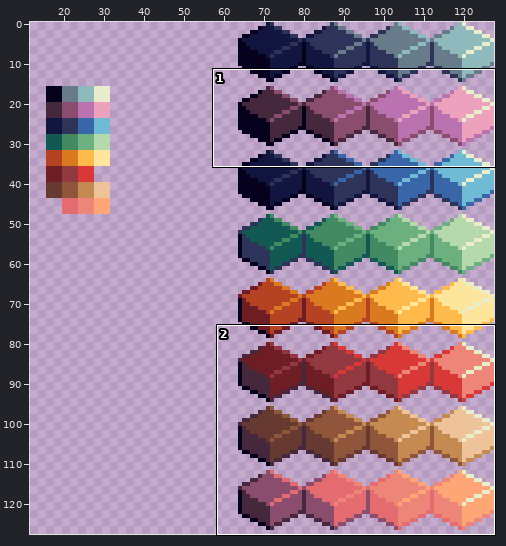
Pixel-art file: Assets/GamePalette.aseprite. Above, an overview of the earlier version with the close-up marked.
Close-up. Old version:
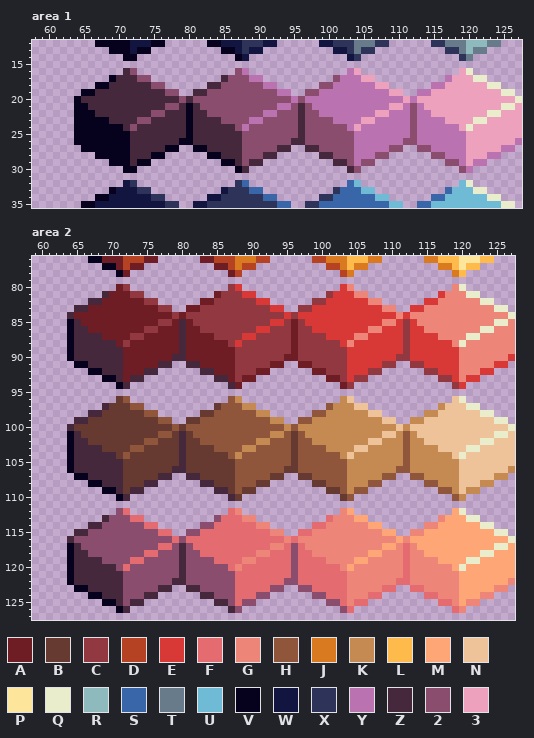
128x128 pixels, 1 frame. Shown: area 1: x 58..127, y 12..35; area 2: x 59..127, y 76..127. The wide view leaves out empty margins. The commit also changed other parts of the picture, which this record leaves out.
Palette (. is transparent): A #6e1d25  B #663931  C #913841  D #b54222  E #d93936  F #e46b70  G #ed8678  H #8f563b  J #d97a21  K #c48a51  L #febb4c  M #fea675  N #eec39a  P #fde59c  Q #eaedcc  R #8ebabd  S #3966a8  T #687b8b  U #6fbbd6  V #06011d  W #121540  X #2e3359  Y #ba72b0  Z #45283c  2 #8a4d6e  3 #eda1bd
And afterwards:
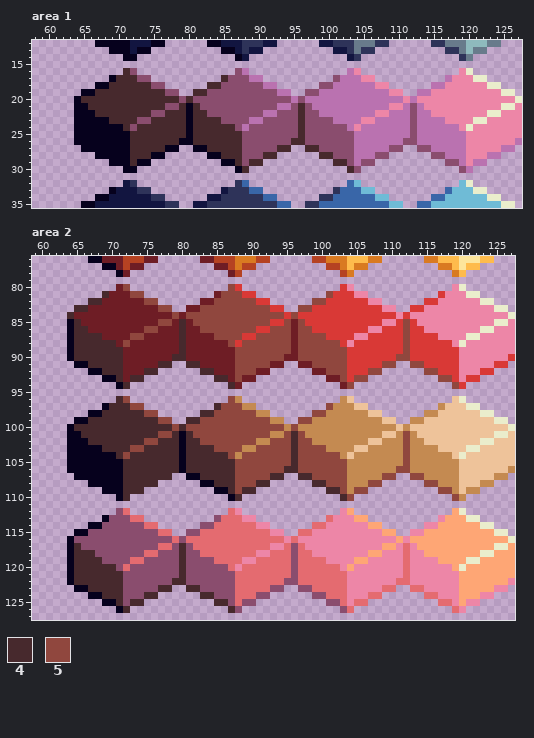
Colours new in this view: 4 #47292d  5 #90473e
Change:
layer "Blocks" added
layer "Layer 1" removed
colour G: #ed8678 -> #ed86a7
Area 1, layer "Blocks":
y 16: x 71 Z -> 4; x 104 3 -> G; x 119 3 -> G
y 17: x 70..72 ZZZ -> 444; x 85 Z -> 4; x 105..106 33 -> GG; x 118..120 333 -> GGG
y 18: x 69..74 ZZZZZZ -> 444444; x 83..84 ZZ -> 44; x 107..108 33 -> GG; x 117..122 333333 -> GGGGGG
y 19: x 67..76 ZZZZZZZZZZ -> 4444444444; x 81..82 ZZ -> 44; x 109..110 33 -> GG; x 115..124 3333333333 -> GGGGGGGGGG
y 20: x 65..78 ZZZZZZZZZZZZZZ -> 44444444444444; x 80 Z -> 4; x 111 3 -> G; x 113..126 33333333333333 -> GGGGGGGGGGGGGG
y 21: x 66..76 ZZZZZZZZZZZ -> 44444444444; x 79 Z -> 4; x 81 Z -> 4; x 96 Z -> 4; x 109..110 33 -> GG; x 114..124 33333333333 -> GGGGGGGGGGG; x 127 3 -> G
y 22: x 67..74 ZZZZZZZZ -> 44444444; x 77..79 ZZZ -> 444; x 81..82 ZZ -> 44; x 96 Z -> 4; x 107..108 33 -> GG; x 115..122 33333333 -> GGGGGGGG; x 125..127 333 -> GGG
y 23: x 69..72 ZZZZ -> 4444; x 75..79 ZZZZZ -> 44444; x 81..84 ZZZZ -> 4444; x 96 Z -> 4; x 105..106 33 -> GG; x 117..120 3333 -> GGGG; x 123..127 33333 -> GGGGG
y 24: x 71 Z -> 4; x 73..79 ZZZZZZZ -> 4444444; x 81..86 ZZZZZZ -> 444444; x 96 Z -> 4; x 104 3 -> G; x 119 3 -> G; x 121..127 3333333 -> GGGGGGG
y 25: x 72..79 ZZZZZZZZ -> 44444444; x 81..87 ZZZZZZZ -> 4444444; x 96 Z -> 4; x 120..127 33333333 -> GGGGGGGG
y 26: x 72..78 ZZZZZZZ -> 4444444; x 81..87 ZZZZZZZ -> 4444444; x 95..96 ZZ -> 44; x 120..126 3333333 -> GGGGGGG
y 27: x 72..76 ZZZZZ -> 44444; x 83..87 ZZZZZ -> 44444; x 93..94 ZZ -> 44; x 97..98 ZZ -> 44; x 120..124 33333 -> GGGGG
y 28: x 72..74 ZZZ -> 444; x 85..87 ZZZ -> 444; x 91..92 ZZ -> 44; x 99..100 ZZ -> 44; x 120..122 333 -> GGG
y 29: x 72 Z -> 4; x 87 Z -> 4; x 89..90 ZZ -> 44; x 101..102 ZZ -> 44; x 120 3 -> G
y 30: x 88 Z -> 4; x 103 Z -> 4
Area 2, layer "Blocks":
y 80: x 72 C -> 5; x 87 C -> 5
y 81: x 69 Z -> 4; x 73..74 CC -> 55; x 86..88 CCC -> 555; x 101 C -> 5
y 82: x 67..68 ZZ -> 44; x 75..76 CC -> 55; x 85..90 CCCCCC -> 555555; x 99..100 CC -> 55
y 83: x 65..66 ZZ -> 44; x 77..78 CC -> 55; x 83..92 CCCCCCCCCC -> 5555555555; x 97..98 CC -> 55
y 84: x 64 Z -> 4; x 79 C -> 5; x 81..94 CCCCCCCCCCCCCC -> 55555555555555; x 96 C -> 5
y 85: x 65 Z -> 4; x 77..78 CC -> 55; x 80 Z -> 4; x 82..92 CCCCCCCCCCC -> 55555555555; x 95 C -> 5; x 97 C -> 5; x 112 C -> 5
y 86: x 65..66 ZZ -> 44; x 75..76 CC -> 55; x 80 Z -> 4; x 83..90 CCCCCCCC -> 55555555; x 93..95 CCC -> 555; x 97..98 CC -> 55; x 112 C -> 5
y 87: x 65..68 ZZZZ -> 4444; x 73..74 CC -> 55; x 80 Z -> 4; x 85..88 CCCC -> 5555; x 91..95 CCCCC -> 55555; x 97..100 CCCC -> 5555; x 112 C -> 5
y 88: x 65..70 ZZZZZZ -> 444444; x 72 C -> 5; x 80 Z -> 4; x 87 C -> 5; x 89..95 CCCCCCC -> 5555555; x 97..102 CCCCCC -> 555555; x 112 C -> 5
y 89: x 65..71 ZZZZZZZ -> 4444444; x 80 Z -> 4; x 88..95 CCCCCCCC -> 55555555; x 97..103 CCCCCCC -> 5555555; x 112 C -> 5
y 90: x 65..71 ZZZZZZZ -> 4444444; x 79..80 ZZ -> 44; x 88..94 CCCCCCC -> 5555555; x 97..103 CCCCCCC -> 5555555; x 111..112 CC -> 55
y 91: x 67..71 ZZZZZ -> 44444; x 77..78 ZZ -> 44; x 81..82 ZZ -> 44; x 88..92 CCCCC -> 55555; x 99..103 CCCCC -> 55555; x 109..110 CC -> 55; x 113..114 CC -> 55
y 92: x 69..71 ZZZ -> 444; x 75..76 ZZ -> 44; x 83..84 ZZ -> 44; x 88..90 CCC -> 555; x 101..103 CCC -> 555; x 107..108 CC -> 55; x 115..116 CC -> 55
y 93: x 71 Z -> 4; x 73..74 ZZ -> 44; x 85..86 ZZ -> 44; x 88 C -> 5; x 103 C -> 5; x 105..106 CC -> 55; x 117..118 CC -> 55
y 94: x 72 Z -> 4; x 87 Z -> 4; x 104 C -> 5; x 119 C -> 5
y 96: x 71..72 BH -> 45; x 87 H -> 5
y 97: x 69..74 ZBBBHH -> V44455; x 85..88 BHHH -> 4555; x 101 H -> 5
y 98: x 67..76 ZZBBBBBBHH -> VV44444455; x 83..90 BBHHHHHH -> 44555555; x 99..100 HH -> 55
y 99: x 65..78 ZZBBBBBBBBBBHH -> VV444444444455; x 81..92 BBHHHHHHHHHH -> 445555555555; x 97..98 HH -> 55
y 100: x 64..94 ZBBBBBBBBBBBBBBHBHHHHHHHHHHHHHH -> V444444444444445455555555555555; x 96 H -> 5
y 101: x 65..92 ZBBBBBBBBBBBHHBZBHHHHHHHHHHH -> V44444444444554V455555555555; x 95..97 HBH -> 545; x 112 H -> 5
y 102: x 65..90 ZZBBBBBBBBHHBBBZBBHHHHHHHH -> VV4444444455444V4455555555; x 93..98 HHHBHH -> 555455; x 112 H -> 5
y 103: x 65..88 ZZZZBBBBHHBBBBBZBBBBHHHH -> VVVV44445544444V44445555; x 91..100 HHHHHBHHHH -> 5555545555; x 112 H -> 5
y 104: x 65..87 ZZZZZZBHBBBBBBBZBBBBBBH -> VVVVVV454444444V4444445; x 89..102 HHHHHHHBHHHHHH -> 55555554555555; x 112 H -> 5
y 105: x 65..103 ZZZZZZZBBBBBBBBZBBBBBBBHHHHHHHHBHHHHHHH -> VVVVVVV44444444V44444445555555545555555; x 112 H -> 5
y 106: x 65..103 ZZZZZZZBBBBBBBZZBBBBBBBHHHHHHHBBHHHHHHH -> VVVVVVV44444444V44444445555555445555555; x 111..112 HH -> 55
y 107: x 67..78 ZZZZZBBBBBZZ -> VVVVV4444444; x 81..94 ZZBBBBBHHHHHBB -> VV444445555544; x 97..103 BBHHHHH -> 4455555; x 109..110 HH -> 55; x 113..114 HH -> 55
y 108: x 69..76 ZZZBBBZZ -> VVV44444; x 83..92 ZZBBBHHHBB -> VV44455544; x 99..103 BBHHH -> 44555; x 107..108 HH -> 55; x 115..116 HH -> 55
y 109: x 71..74 ZBZZ -> V444; x 85..90 ZZBHBB -> VV4544; x 101..103 BBH -> 445; x 105..106 HH -> 55; x 117..118 HH -> 55
y 110: x 72 Z -> 4; x 87..88 ZB -> V4; x 103..104 BH -> 45; x 119 H -> 5
y 113: x 69 Z -> V
y 114: x 67..68 ZZ -> VV
y 115: x 65..66 ZZ -> VV
y 116: x 64 Z -> V
y 117: x 65 Z -> 4; x 80 Z -> 4
y 118: x 65..67 ZZ2 -> 444; x 80 Z -> 4
y 119: x 65..68 ZZZZ -> 4444; x 80 Z -> 4
y 120: x 65..70 ZZZZZZ -> 444444; x 80 Z -> 4
y 121: x 65..71 ZZZZZZZ -> 4444444; x 80 Z -> 4
y 122: x 65..71 ZZZZZZZ -> 4444444; x 79..80 ZZ -> 44
y 123: x 67..71 ZZZZZ -> 44444; x 77..78 ZZ -> 44; x 81..82 ZZ -> 44
y 124: x 69..71 ZZZ -> 444; x 75..76 ZZ -> 44; x 83..84 ZZ -> 44
y 125: x 71 Z -> 4; x 73..74 ZZ -> 44; x 85..86 ZZ -> 44
y 126: x 72 Z -> 4; x 87 Z -> 4
Boxes around the changes in both close-ups, in picture pixels (x1, y1, x2, y2):
changed: (81, 68, 522, 173)
changed: (67, 284, 515, 613)
